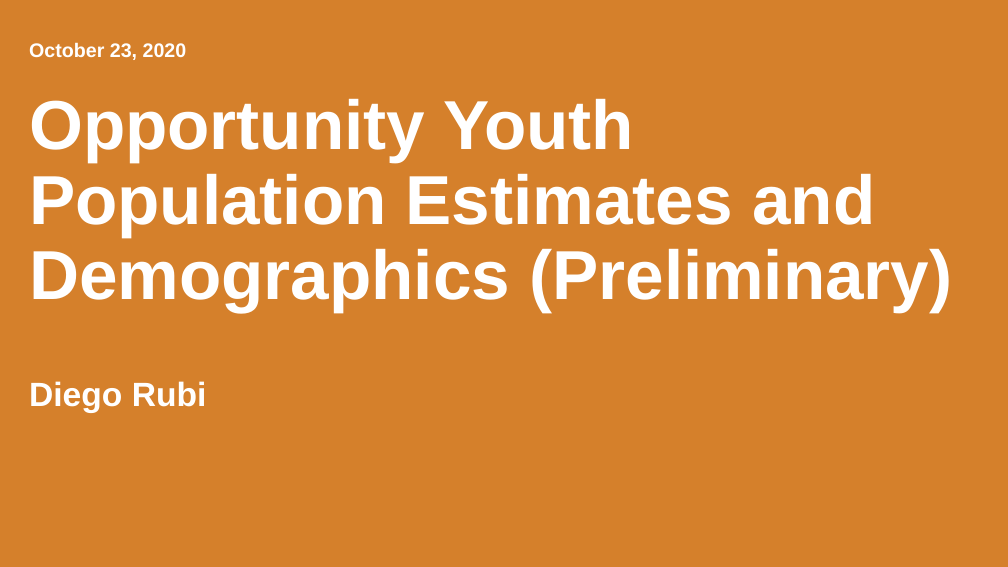
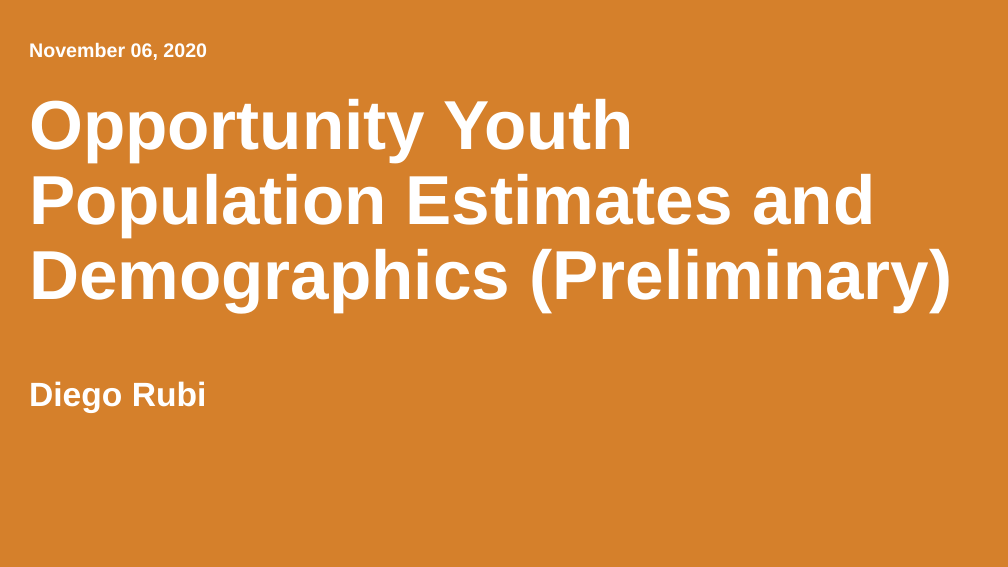
Before and after one commit to ucdiegorubi/oy_census_analysis, a slide deck: slide 1 of create_powerpoint/demographic_estimates.pptx. Drawn at 1008x567 pixels with LibreOffice and Linux fonts; fonts in the diff are those of the drawing; background and template pictures are left out. Boxes give left, top, right and bottom in pixels: in the first picture for what was removed or moved away, otherwise in the second. Text is boxed around its words. In the diff, an @@ line names an element or a change of style, - is before the commit and + after.

```diff
--- a/create_powerpoint/demographic_estimates.pptx
+++ b/create_powerpoint/demographic_estimates.pptx
@@ text at (x1=29, y1=42, x2=207, y2=60): text changed @@
-October 23, 2020
+November 06, 2020
```
Also in this commit, not shown: 5 other files.
